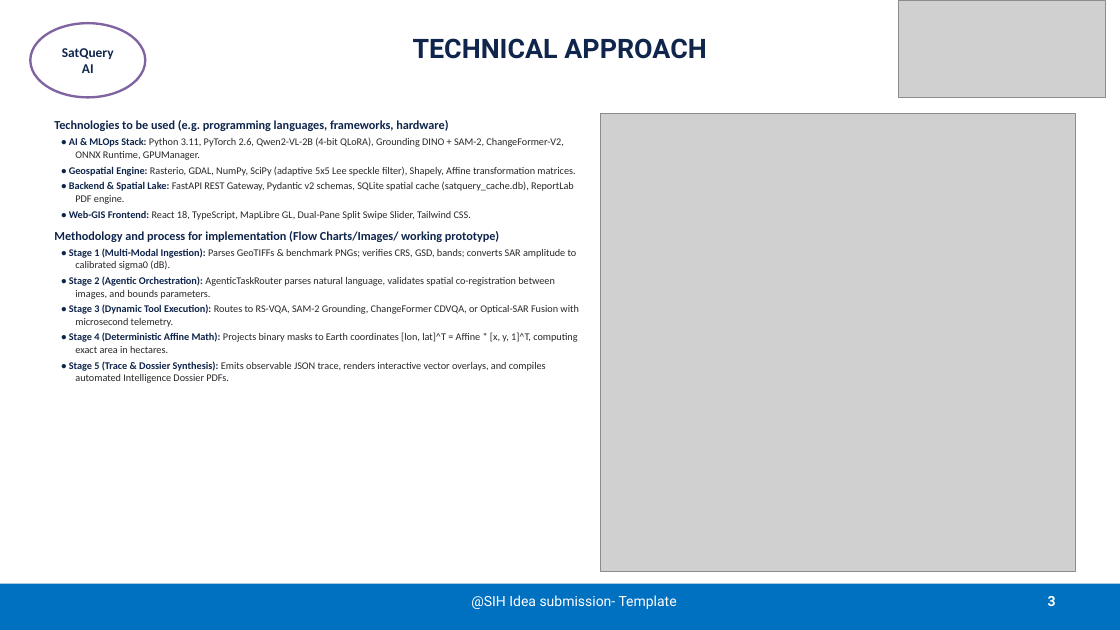
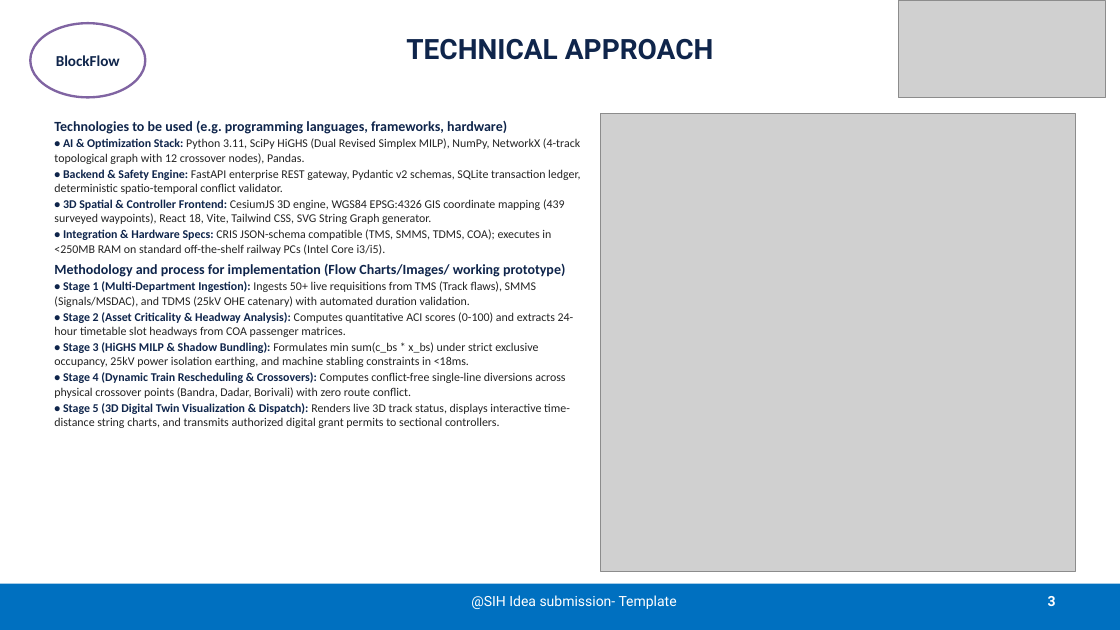
Before and after one commit to Shourya3113/SatQuery-AI-SIH-26, a slide deck: slide 3 of SIH2026-027 PS.pptx. Drawn at 1120x630 pixels with LibreOffice and Linux fonts; fonts in the diff are those of the drawing; grey boxes stand for pictures. Boxes give left, top, right and bottom in pixels: in the first picture for what was removed or moved away, otherwise in the second. Text is boxed around its words. In the diff, an @@ line names an element or a change of style, - is before the commit and + after.

Commit message:
feat(ppt): integrate 3D Cesium digital twin across slides and diagrams with enlarged legible fonts

```diff
--- a/SIH2026-027 PS.pptx
+++ b/SIH2026-027 PS.pptx
@@ title "TECHNICAL APPROACH" at box(406, 39, 714, 60): size 23 to 24 pt @@
@@ text in ellipse at box(56, 55, 120, 66): text changed; size 11.5 to 13 pt @@
-SatQuery AI
+BlockFlow
@@ text at box(54, 138, 580, 255): text changed; size 8.8 to 10.2 pt; text colour #282828 to #232323 @@
-• AI & MLOps Stack: Python 3.11, PyTorch 2.6, Qwen2-VL-2B (4-bit QLoRA), Grounding DINO + SAM-2, ChangeFormer-V2, ONNX Runtime, GPUManager.
-• Geospatial Engine: Rasterio, GDAL, NumPy, SciPy (adaptive 5x5 Lee speckle filter), Shapely, Affine transformation matrices.
-• Backend & Spatial Lake: FastAPI REST Gateway, Pydantic v2 schemas, SQLite spatial cache (satquery_cache.db), ReportLab PDF engine.
-• Web-GIS Frontend: React 18, TypeScript, MapLibre GL, Dual-Pane Split Swipe Slider, Tailwind CSS.
+• AI & Optimization Stack: Python 3.11, SciPy HiGHS (Dual Revised Simplex MILP), NumPy, NetworkX (4-track topological graph with 12 crossover nodes), Pandas.
+• Backend & Safety Engine: FastAPI enterprise REST gateway, Pydantic v2 schemas, SQLite transaction ledger, deterministic spatio-temporal conflict validator.
+• 3D Spatial & Controller Frontend: CesiumJS 3D engine, WGS84 EPSG:4326 GIS coordinate mapping (439 surveyed waypoints), React 18, Vite, Tailwind CSS, SVG String Graph generator.
+• Integration & Hardware Specs: CRIS JSON-schema compatible (TMS, SMMS, TDMS, COA); executes in <250MB RAM on standard off-the-shelf railway PCs (Intel Core i3/i5).
@@ text at box(54, 121, 565, 277): size 10.5 to 12 pt in "Technologies to be used (e.g. programming languages, ...", "Methodology and process for implementation (Flow Charts/Imag ..."; less space between paragraphs @@
@@ text at box(54, 281, 574, 428): text changed; size 8.8 to 10.2 pt; text colour #282828 to #232323 @@
-• Stage 1 (Multi-Modal Ingestion): Parses GeoTIFFs & benchmark PNGs; verifies CRS, GSD, bands; converts SAR amplitude to calibrated sigma0 (dB).
-• Stage 2 (Agentic Orchestration): AgenticTaskRouter parses natural language, validates spatial co-registration between images, and bounds parameters.
-• Stage 3 (Dynamic Tool Execution): Routes to RS-VQA, SAM-2 Grounding, ChangeFormer CDVQA, or Optical-SAR Fusion with microsecond telemetry.
-• Stage 4 (Deterministic Affine Math): Projects binary masks to Earth coordinates [lon, lat]^T = Affine * [x, y, 1]^T, computing exact area in hectares.
-• Stage 5 (Trace & Dossier Synthesis): Emits observable JSON trace, renders interactive vector overlays, and compiles automated Intelligence Dossier PDFs.
+• Stage 1 (Multi-Department Ingestion): Ingests 50+ live requisitions from TMS (Track flaws), SMMS (Signals/MSDAC), and TDMS (25kV OHE catenary) with automated duration validation.
+• Stage 2 (Asset Criticality & Headway Analysis): Computes quantitative ACI scores (0-100) and extracts 24-hour timetable slot headways from COA passenger matrices.
+• Stage 3 (HiGHS MILP & Shadow Bundling): Formulates min sum(c_bs * x_bs) under strict exclusive occupancy, 25kV power isolation earthing, and machine stabling constraints in <18ms.
+• Stage 4 (Dynamic Train Rescheduling & Crossovers): Computes conflict-free single-line diversions across physical crossover points (Bandra, Dadar, Borivali) with zero route conflict.
+• Stage 5 (3D Digital Twin Visualization & Dispatch): Renders live 3D track status, displays interactive time-distance string charts, and transmits authorized digital grant permits to sectional controllers.
```
Also in this commit, not shown: 5 other slides changed, 10 other files.
